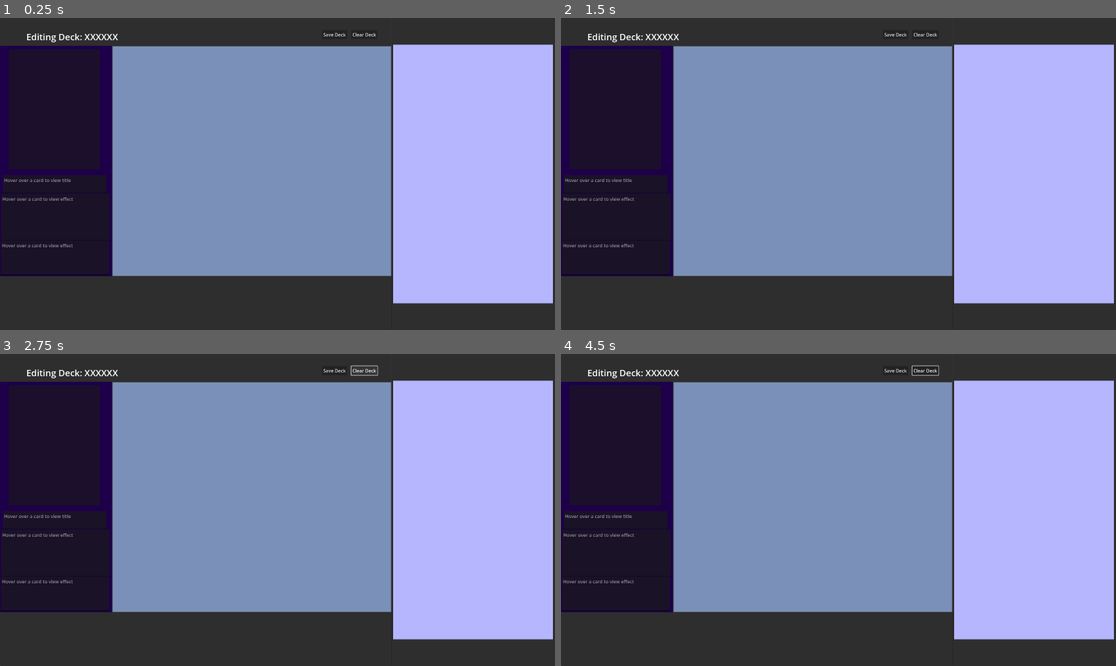
Above: before the commit, frames 1-4 (two rows, left to right).
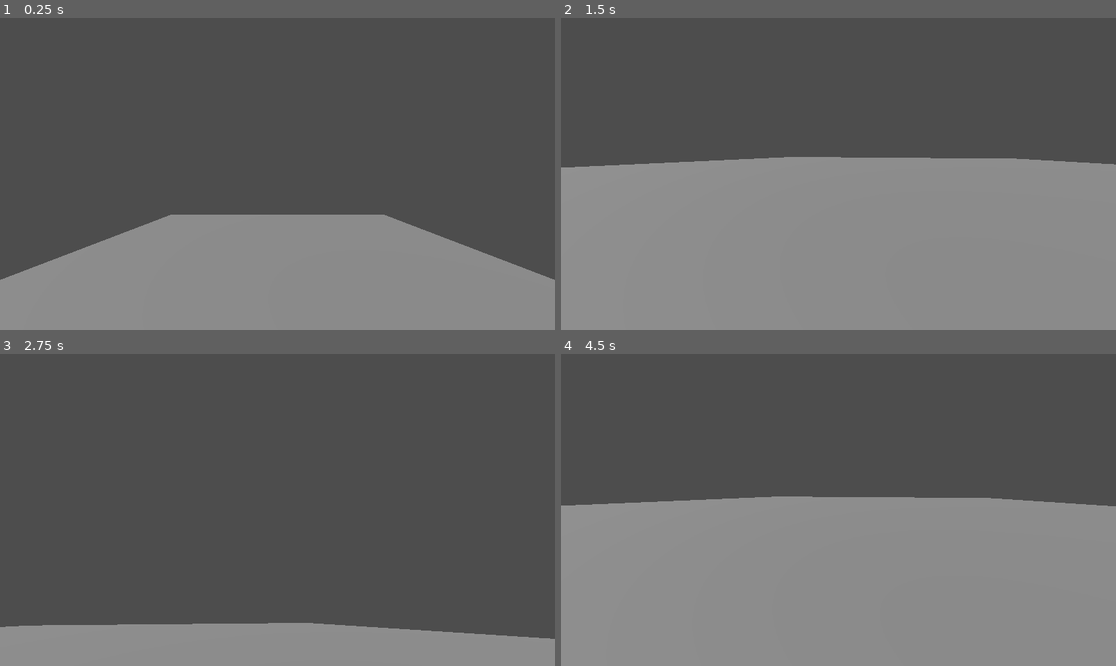
Above: after the commit, the same moments.

Repository: chrissolanilla/Deck-builder
Game: Godot game, scene res://scenes/arena.tscn
Two runs of this game, one before a commit and one after it. Both use one fixed random seed, a clock stepped at 60 frames per second and the inputs below. Before the commit the project starts from res://scenes/deck_builder.tscn.
Inputs (mouse positions are in pixels of both pictures, inside the frame that each line leads up to):
- Up to frame 1 (0.25 s): no input
- Up to frame 2 (1.5 s): tap Enter (ui_accept) at 0.5 s; move the mouse to (960, 158) at 0.52 s; hold Right (ui_right) 0.53-1.25 s; hold Enter (ui_accept) 0.53-1.25 s; click (960, 158) at 0.67 s; drag from (727, 189) to (810, 236) at 1.27 s
- Up to frame 3 (2.75 s): click (366, 369) at 2 s, where only the run before the commit has a clickable "Clear Deck"
- Up to frame 4 (4.5 s): click (894, 369) at 2.75 s, where only the run before the commit has a clickable "Save Deck"; move the mouse to (894, 441) at 3.52 s; hold Right (ui_right) 3.53-4.25 s; click (894, 441) at 3.67 s; drag from (810, 572) to (672, 463) at 4.27 s

The runs differ from the first frame. In frame 1, 100% of the frame differs, in the area x 0-100%, y 0-100%; in frame 2, 100%; in frame 3, 99%; in frame 4, 100%.

Commit message:
add basic 3d world

Diff:
--- a/project.godot
+++ b/project.godot
@@ -11,7 +11,7 @@
 [application]
 
 config/name="DynamicCard"
-run/main_scene="res://scenes/deck_builder.tscn"
+run/main_scene="res://scenes/arena.tscn"
 config/features=PackedStringArray("4.3", "Forward Plus")
 config/icon="res://icon.svg"
 
@@ -23,3 +23,38 @@
 
 window/size/viewport_width=1920
 window/size/viewport_height=1080
+
+[input]
+
+ui_left={
+"deadzone": 0.5,
+"events": [Object(InputEventKey,"resource_local_to_scene":false,"resource_name":"","device":0,"window_id":0,"alt_pressed":false,"shift_pressed":false,"ctrl_pressed":false,"meta_pressed":false,"pressed":false,"keycode":4194319,"physical_keycode":0,"key_label":0,"unicode":0,"location":0,"echo":false,"script":null)
+, Object(InputEventJoypadButton,"resource_local_to_scene":false,"resource_name":"","device":0,"button_index":13,"pressure":0.0,"pressed":false,"script":null)
+, Object(InputEventJoypadMotion,"resource_local_to_scene":false,"resource_name":"","device":0,"axis":0,"axis_value":-1.0,"script":null)
+, Object(InputEventKey,"resource_local_to_scene":false,"resource_name":"","device":0,"window_id":0,"alt_pressed":false,"shift_pressed":false,"ctrl_pressed":false,"meta_pressed":false,"pressed":false,"keycode":0,"physical_keycode":65,"key_label":0,"unicode":0,"location":0,"echo":false,"script":null)
+]
+}
+ui_right={
+"deadzone": 0.5,
+"events": [Object(InputEventKey,"resource_local_to_scene":false,"resource_name":"","device":0,"window_id":0,"alt_pressed":false,"shift_pressed":false,"ctrl_pressed":false,"meta_pressed":false,"pressed":false,"keycode":4194321,"physical_keycode":0,"key_label":0,"unicode":0,"location":0,"echo":false,"script":null)
+, Object(InputEventJoypadButton,"resource_local_to_scene":false,"resource_name":"","device":0,"button_index":14,"pressure":0.0,"pressed":false,"script":null)
+, Object(InputEventJoypadMotion,"resource_local_to_scene":false,"resource_name":"","device":0,"axis":0,"axis_value":1.0,"script":null)
+, Object(InputEventKey,"resource_local_to_scene":false,"resource_name":"","device":-1,"window_id":0,"alt_pressed":false,"shift_pressed":false,"ctrl_pressed":false,"meta_pressed":false,"pressed":false,"keycode":0,"physical_keycode":68,"key_label":0,"unicode":100,"location":0,"echo":false,"script":null)
+]
+}
+ui_up={
+"deadzone": 0.5,
+"events": [Object(InputEventKey,"resource_local_to_scene":false,"resource_name":"","device":0,"window_id":0,"alt_pressed":false,"shift_pressed":false,"ctrl_pressed":false,"meta_pressed":false,"pressed":false,"keycode":4194320,"physical_keycode":0,"key_label":0,"unicode":0,"location":0,"echo":false,"script":null)
+, Object(InputEventJoypadButton,"resource_local_to_scene":false,"resource_name":"","device":0,"button_index":11,"pressure":0.0,"pressed":false,"script":null)
+, Object(InputEventJoypadMotion,"resource_local_to_scene":false,"resource_name":"","device":0,"axis":1,"axis_value":-1.0,"script":null)
+, Object(InputEventKey,"resource_local_to_scene":false,"resource_name":"","device":-1,"window_id":0,"alt_pressed":false,"shift_pressed":false,"ctrl_pressed":false,"meta_pressed":false,"pressed":false,"keycode":0,"physical_keycode":87,"key_label":0,"unicode":119,"location":0,"echo":false,"script":null)
+]
+}
+ui_down={
+"deadzone": 0.5,
+"events": [Object(InputEventKey,"resource_local_to_scene":false,"resource_name":"","device":0,"window_id":0,"alt_pressed":false,"shift_pressed":false,"ctrl_pressed":false,"meta_pressed":false,"pressed":false,"keycode":4194322,"physical_keycode":0,"key_label":0,"unicode":0,"location":0,"echo":false,"script":null)
+, Object(InputEventJoypadButton,"resource_local_to_scene":false,"resource_name":"","device":0,"button_index":12,"pressure":0.0,"pressed":false,"script":null)
+, Object(InputEventJoypadMotion,"resource_local_to_scene":false,"resource_name":"","device":0,"axis":1,"axis_value":1.0,"script":null)
+, Object(InputEventKey,"resource_local_to_scene":false,"resource_name":"","device":-1,"window_id":0,"alt_pressed":false,"shift_pressed":false,"ctrl_pressed":false,"meta_pressed":false,"pressed":false,"keycode":0,"physical_keycode":83,"key_label":0,"unicode":115,"location":0,"echo":false,"script":null)
+]
+}
--- a/scenes/arena.tscn
+++ b/scenes/arena.tscn
@@ -1,3 +1,40 @@
-[gd_scene format=3 uid="uid://d3ed5jpbs4f4l"]
+[gd_scene load_steps=6 format=3 uid="uid://d3ed5jpbs4f4l"]
+
+[ext_resource type="Script" path="res://scripts/player_script.gd" id="1_r5dda"]
+
+[sub_resource type="CapsuleShape3D" id="CapsuleShape3D_qrt03"]
+
+[sub_resource type="CapsuleMesh" id="CapsuleMesh_j86uh"]
+
+[sub_resource type="BoxShape3D" id="BoxShape3D_dqds2"]
+size = Vector3(64, 1, 64)
+
+[sub_resource type="BoxMesh" id="BoxMesh_wl0a1"]
 
 [node name="Arena" type="Node3D"]
+
+[node name="DirectionalLight3D" type="DirectionalLight3D" parent="."]
+transform = Transform3D(0.753632, 0.578321, -0.312384, 0, 0.475256, 0.879848, 0.657296, -0.663082, 0.358168, 42.054, 30.0631, 17.2842)
+
+[node name="PlayerBody" type="CharacterBody3D" parent="."]
+transform = Transform3D(1, 0, 0, 0, 1, 0, 0, 0, 1, 0, 12.2979, 29.2129)
+script = ExtResource("1_r5dda")
+
+[node name="CollisionShape3D" type="CollisionShape3D" parent="PlayerBody"]
+shape = SubResource("CapsuleShape3D_qrt03")
+
+[node name="MeshInstance3D" type="MeshInstance3D" parent="PlayerBody"]
+mesh = SubResource("CapsuleMesh_j86uh")
+
+[node name="Camera3D" type="Camera3D" parent="PlayerBody"]
+transform = Transform3D(0.25, 0, 0, 0, 0.25, 0, 0, 0, 0.25, 0, 0.70419, 0)
+
+[node name="StaticBody3D" type="StaticBody3D" parent="."]
+
+[node name="CollisionShape3D" type="CollisionShape3D" parent="StaticBody3D"]
+shape = SubResource("BoxShape3D_dqds2")
+
+[node name="MeshInstance3D" type="MeshInstance3D" parent="StaticBody3D"]
+transform = Transform3D(64, 0, 0, 0, 1, 0, 0, 0, 64, 0, 0, 0)
+mesh = SubResource("BoxMesh_wl0a1")
+skeleton = NodePath("../..")
--- /dev/null
+++ b/scripts/player_script.gd
@@ -0,0 +1,40 @@
+extends CharacterBody3D
+
+const SPEED = 5.0
+const JUMP_VELOCITY = 4.5
+const MOUSE_SENSITIVITY = 0.0010
+
+func _ready() -> void:
+	Input.set_mouse_mode(Input.MOUSE_MODE_CAPTURED)
+
+func _unhandled_input(event):
+	if event is InputEventMouseMotion:
+		_head_look(-event.relative)
+
+func _head_look(motion:Vector2):
+	var camera = $Camera3D
+	camera.rotation.x = clamp(camera.rotation.x + motion.y * MOUSE_SENSITIVITY, -PI / 2 , PI / 2)
+	rotate_y(motion.x * MOUSE_SENSITIVITY)
+	camera.orthonormalize()
+
+func _physics_process(delta: float) -> void:
+	# Add the gravity.
+	if not is_on_floor():
+		velocity += get_gravity() * delta
+
+	# Handle jump.
+	if Input.is_action_pressed("ui_accept") and is_on_floor():
+		velocity.y = JUMP_VELOCITY
+
+	# Get the input direction and handle the movement/deceleration.
+	# As good practice, you should replace UI actions with custom gameplay actions.
+	var input_dir := Input.get_vector("ui_left", "ui_right", "ui_up", "ui_down")
+	var direction := (transform.basis * Vector3(input_dir.x, 0, input_dir.y)).normalized()
+	if direction:
+		velocity.x = direction.x * SPEED
+		velocity.z = direction.z * SPEED
+	else:
+		velocity.x = move_toward(velocity.x, 0, SPEED)
+		velocity.z = move_toward(velocity.z, 0, SPEED)
+
+	move_and_slide()
